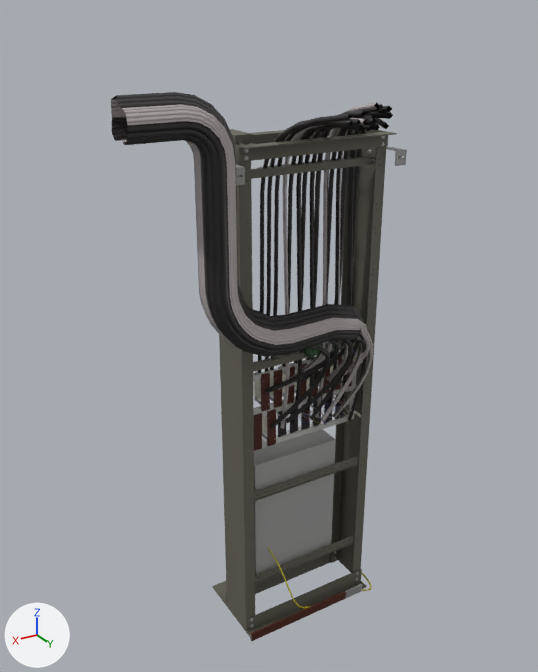
One commit to the FBX model Assets/Models/Relay1/Stativs/stativ230a.fbx: the scene before it, then after it.
Before and after are seen from a 50 mm lens placed at (1.52, 2.35, 2.5), pointed at (0.16, 0.08, 1.36). Arrows for +X, +Y and +Z are at lower left; the lights stay in place. Where no turn or scale is listed for an object, it has been applied to the vertices.

The first picture shows 'cabinet_stativ230a'.
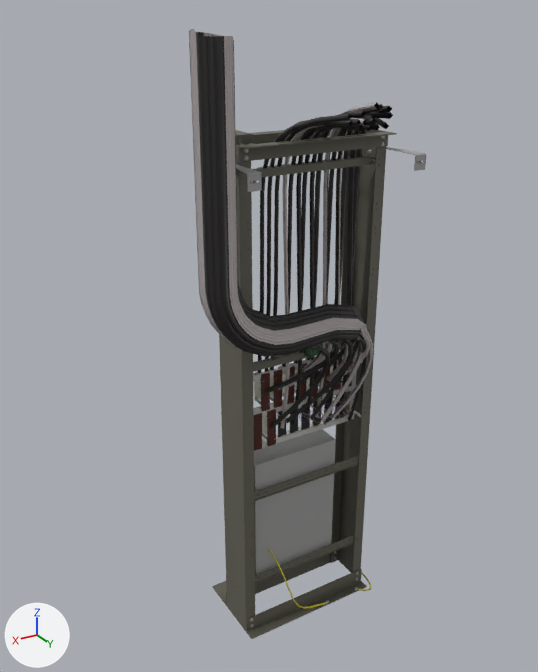
Changed parts and their boxes (x1, y1, x2, y2) in the pictures (538 x 672 px; the box of a moved part takes in the faces that stretch with it):
'cabinet_stativ230a', reshaped (20% narrower, 11% taller): before (111, 92, 407, 642); after (189, 29, 426, 639)
part 1 of me_mesh_092, deleted (brown): before (250, 584, 362, 642)
part 2 of me_mesh_092, cut back: before (111, 92, 245, 297); after (189, 29, 262, 297)
part 3 of me_mesh_092, moved or reshaped: before (311, 400, 348, 421); after (320, 400, 348, 419)
part 4 of me_mesh_092, moved or reshaped: before (386, 146, 407, 166); after (386, 147, 426, 171)

The change, as a list of edits to the scene's bpy script:
```text
Change me_mesh_092:
    used by ob_cabinet_stativ230a; location = (0.0, 0.189, 0.0)
    remove me_mesh_092.from_pydata(...)  # 14099 vertices, 22478 faces; spans x -0.37..0.76, y -0.38..0.25, z 0.0..2.29
    add me_mesh_092.from_pydata(...)  # 14021 vertices, 22373 faces; spans x -0.37..0.5, y -0.38..0.25, z 0.0..2.46
    me_mesh_092 part 1: the loose piece of 12 vertices spanning x -0.2..0.38, y 0.1..0.11, z 0.11..0.15 is deleted
    me_mesh_092 part 2: 20 vertices moved from x 0.32..0.37, y 0.0, z 1.98..2.04 to x 0.32..0.37, y 0.1..0.11, z 1.98..2.04; 77 vertices removed from x 0.37..0.76, y -0.04..0.11, z 2.07..2.29; 11 vertices added at x 0.37..0.5, y -0.04..0.11, z 2.43..2.46
    me_mesh_092 part 3: 13 vertices moved from x -0.15..0.05, y -0.1..-0.08, z 0.92..1.0 to x -0.15..0.04, y -0.1..-0.09, z 0.92..0.98; 47 vertices removed from x -0.24..0.05, y -0.17..-0.08, z 0.88..1.0; 47 vertices added at x -0.23..0.07, y -0.17..-0.08, z 0.88..0.99
    me_mesh_092 part 4: 20 vertices moved from x -0.37..-0.32, y 0.0, z 1.98..2.04 to x -0.37..-0.32, y 0.1..0.11, z 1.98..2.04
```
